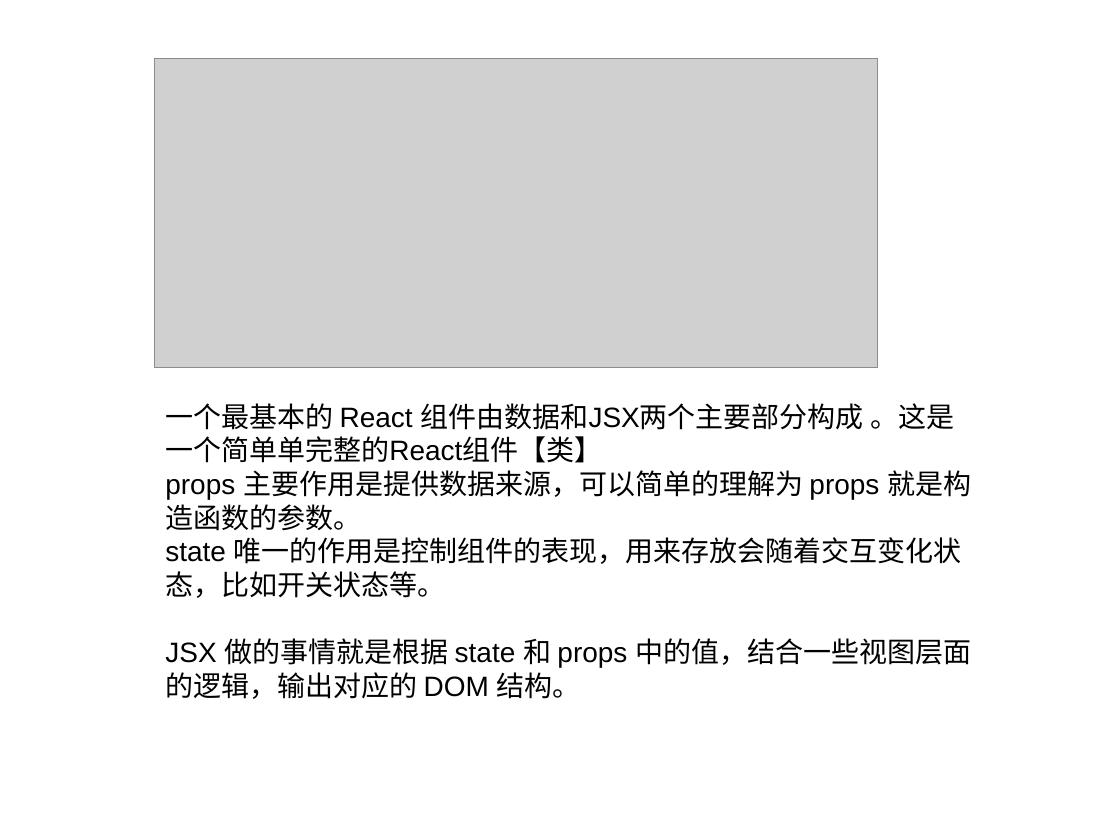
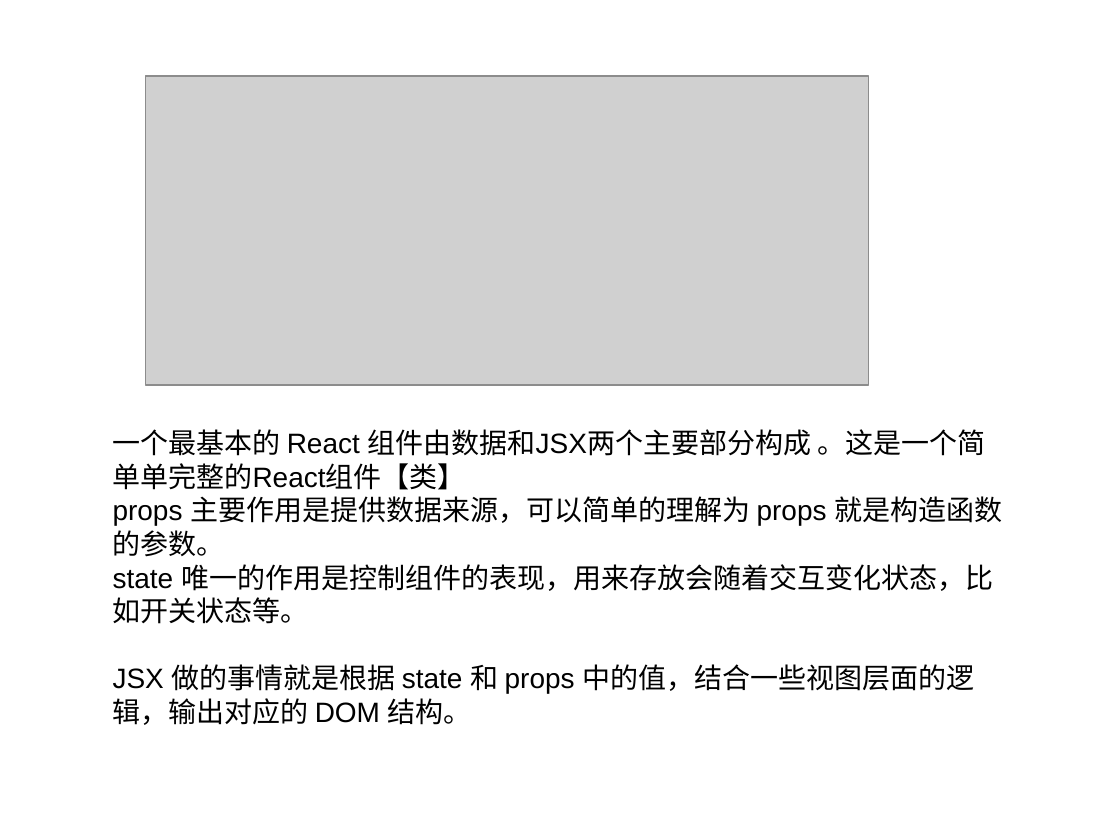
Before and after one commit to guanmeiqi/react-basicKnowledges, a slide deck: slide 19 of react.ppt (slide 18 before the commit). Drawn at 1120x840 pixels with LibreOffice and Linux fonts; fonts in the diff are those of the drawing; grey boxes stand for pictures; background and template pictures are left out. Boxes give left, top, right and bottom in pixels: in the first picture for what was removed or moved away, otherwise in the second. Text is boxed around its words. In the diff, an @@ line names an element or a change of style, - is before the commit and + after.

```diff
--- a/react.ppt
+++ b/react.ppt
@@ picture: place and size @@
-picture at [155,58,878,367]
+picture at [146,76,869,385]
@@ text "一个最基本的 React 组件由数据和JSX两个主要部分构成 。这是一个简单单完整的React组件【类】" rewrapped from [165,403,971,699] to [113,429,1002,725] @@
```
Also in this commit, not shown: 19 other slides changed, 2 slides added, 4 slides removed, 38 other files.
